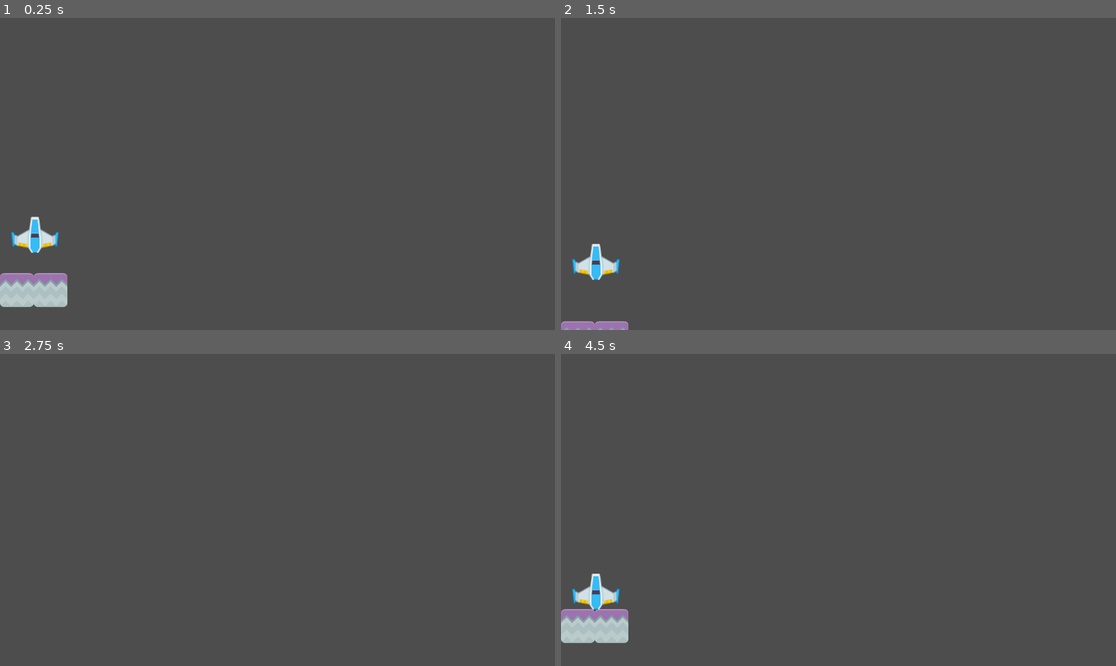
Above: before the commit, frames 1-4 (two rows, left to right).
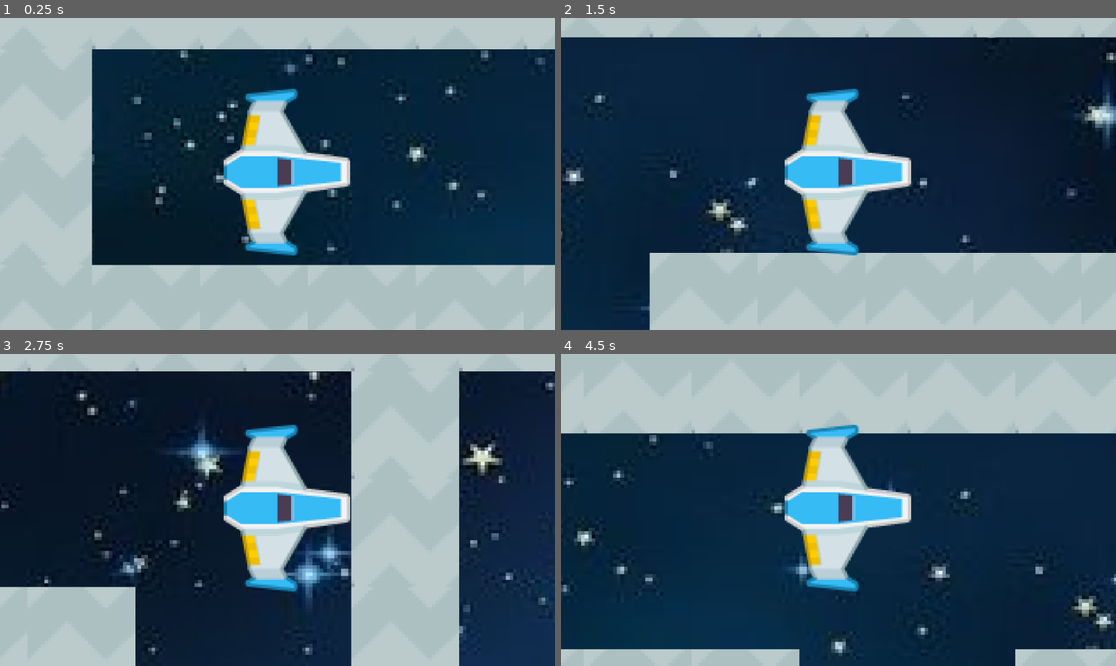
Above: after the commit, the same moments.

Repository: riapis/gamedev-T2
Game: Godot game, scene res://newScenes/new_level.tscn
Two runs of this game, one before a commit and one after it. Both use one fixed random seed, a clock stepped at 60 frames per second and the inputs below. Before the commit the project starts from res://scenes/MainLevel.tscn.
Inputs:
- Up to frame 1 (0.25 s): no input
- Up to frame 2 (1.5 s): hold Right (move_right) 0.53-1.28 s; hold Down (move_down) from 1.28 s (still down)
- Up to frame 3 (2.75 s): release Down (move_down) at 2.03 s; hold Right (move_right) from 2.03 s (still down)
- Up to frame 4 (4.5 s): release Right (move_right) at 2.78 s; hold Up (move_up) 2.78-3.53 s; hold Left (move_left) from 3.53 s (still down)

The runs differ from the first frame. In frame 1, 99% of the frame differs, in the area x 0-100%, y 0-100%; in frame 2, 100%; in frame 3, 99%; in frame 4, 100%.

Commit message:
Little tweak

Diff:
--- a/project.godot
+++ b/project.godot
@@ -11,7 +11,7 @@
 [application]
 
 config/name="Tutorial 2"
-run/main_scene="res://scenes/MainLevel.tscn"
+run/main_scene="res://newScenes/new_level.tscn"
 config/features=PackedStringArray("4.3")
 config/icon="res://assets/icon.png"
 
Not shown, changed: README.md
